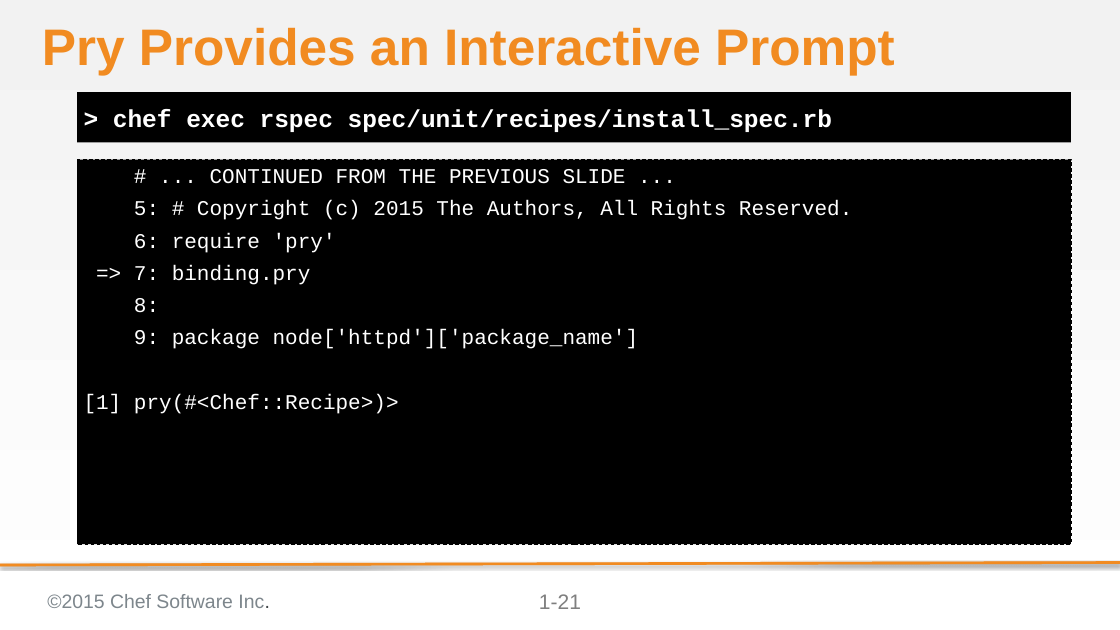
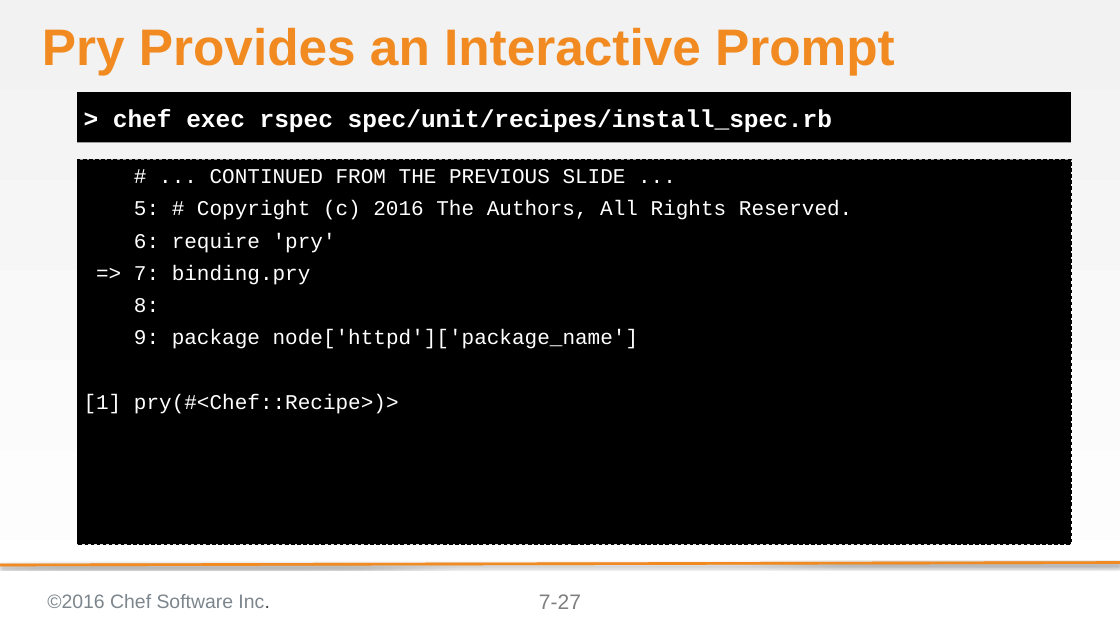
Before and after one commit to chef-training/test_driven_cookbook_development, a slide deck: slide 27 of 07-refactoring_to_attributes.pptx (slide 21 before the commit). Drawn at 1120x630 pixels with LibreOffice and Linux fonts; fonts in the diff are those of the drawing; background and template pictures are left out. Boxes give left, top, right and bottom in pixels: in the first picture for what was removed or moved away, otherwise in the second. Text is boxed around its words. In the diff, an @@ line names an element or a change of style, - is before the commit and + after.

```diff
--- a/07-refactoring_to_attributes.pptx
+++ b/07-refactoring_to_attributes.pptx
@@ text at [134,200,852,220]: text changed @@
-5: # Copyright (c) 2015 The Authors, All Rights Reserved.
+5: # Copyright (c) 2016 The Authors, All Rights Reserved.
@@ text at [47,594,269,608]: text changed @@
-©2015 Chef Software Inc.
+©2016 Chef Software Inc.
@@ page number at [539,594,581,609]: text changed @@
-1-21
+7-27
```
Also in this commit, not shown: 32 other slides changed, 11 slides added.
